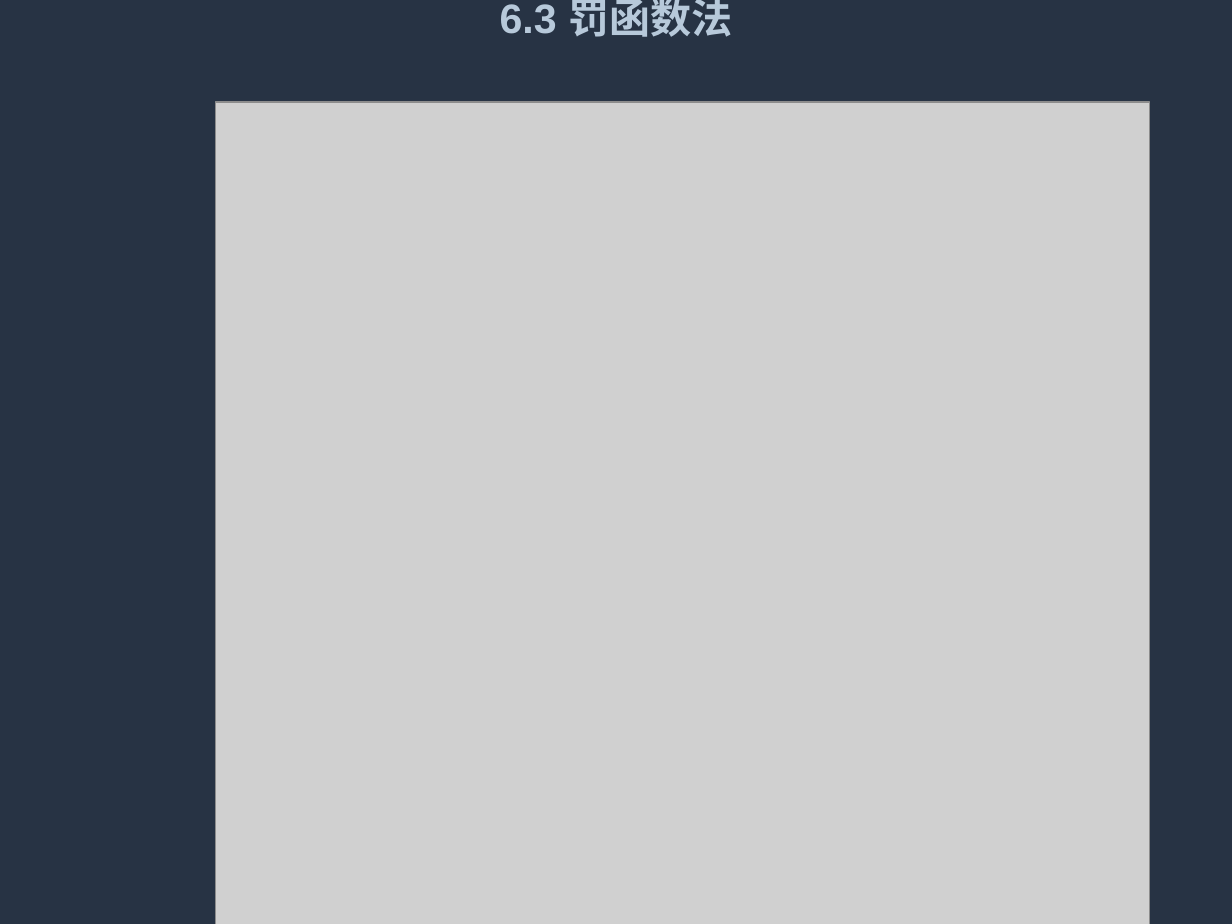
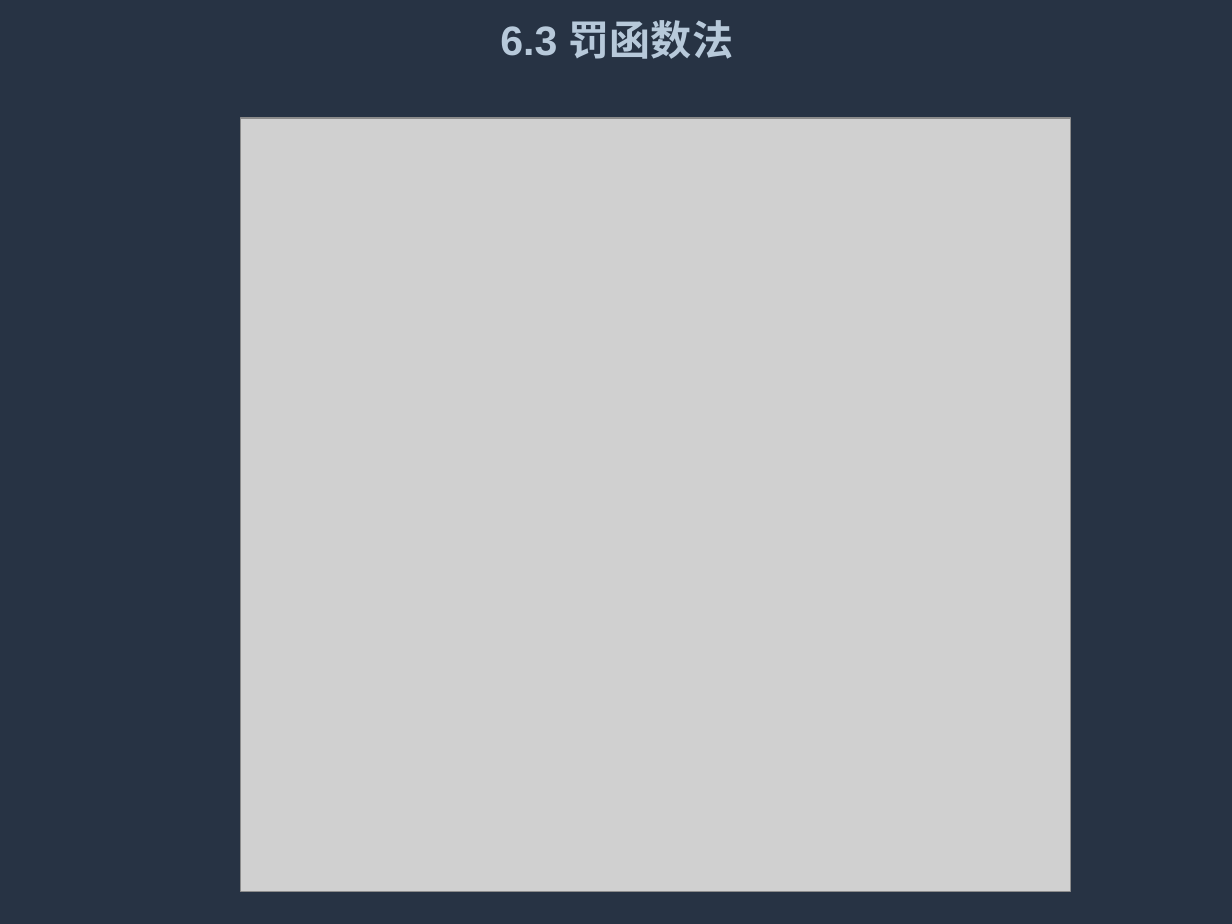
Before and after one commit to tcy1998/optimization-course, a slide deck: slide 28 of public/chapter-06.pptx. Drawn at 1232x924 pixels with LibreOffice and Linux fonts; fonts in the diff are those of the drawing; grey boxes stand for pictures. Boxes give left, top, right and bottom in pixels: in the first picture for what was removed or moved away, otherwise in the second. Text is boxed around its words. In the diff, an @@ line names an element or a change of style, - is before the commit and + after.

```diff
--- a/public/chapter-06.pptx
+++ b/public/chapter-06.pptx
@@ title "6.3 罚函数法": place and size @@
-title "6.3 罚函数法" at box(500, 0, 732, 37)
+title "6.3 罚函数法" at box(500, 20, 733, 59)
@@ picture: place and size @@
-picture at box(216, 102, 1149, 924)
+picture at box(240, 118, 1069, 892)
```
Also in this commit, not shown: 35 other slides changed, 7 other files.
